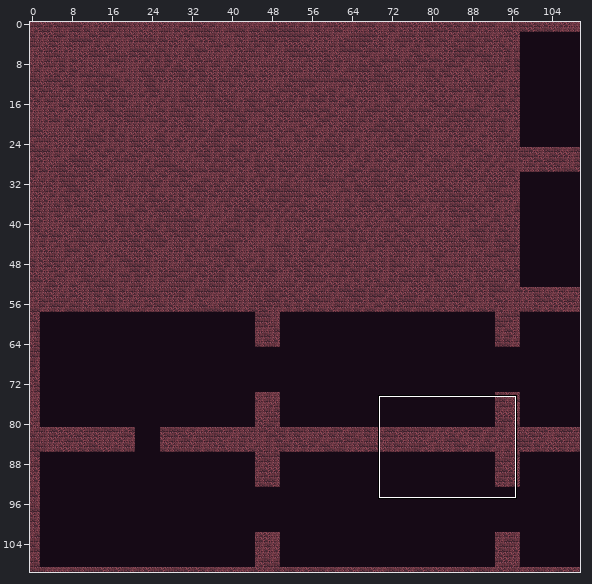
One commit to this Tiled map: android/assets/maps/StageMap1.tmx. The picture above shows the old version from afar; the outline marks the close-up.
Close-up. Old version:
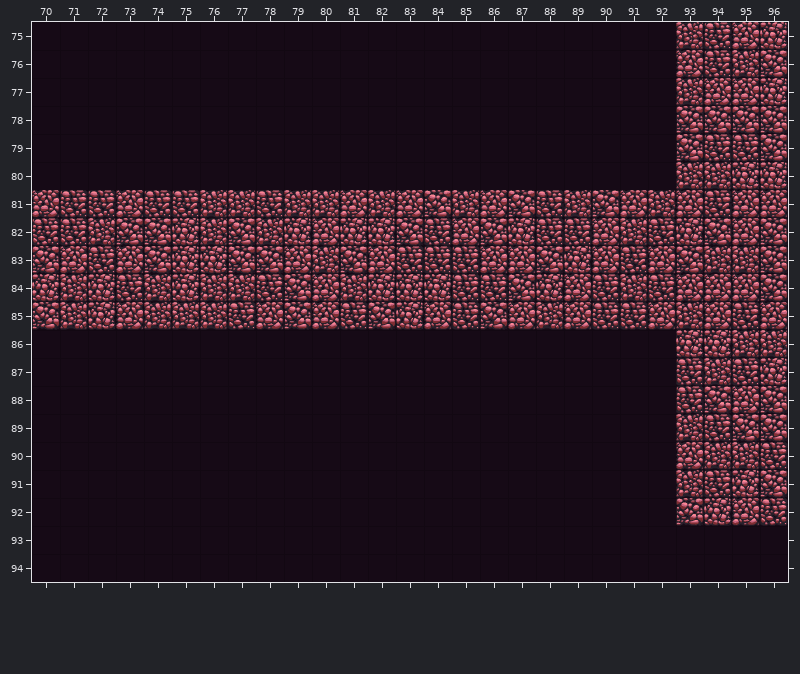
Cells are 64x64 px. Shown: x 70..96, y 75..94. The commit also changed other parts of the map, which this record leaves out.
Now the later version:
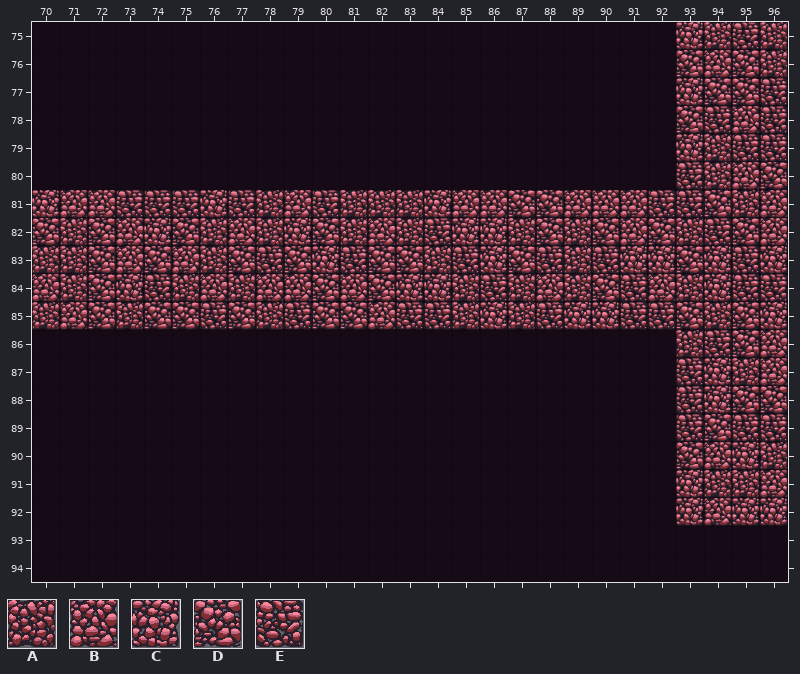
Key: from "tileMapGutter": A 5, B 6, C 7, D 8, E 9.
_ is an empty cell, . an unchanged one.
Difference:
--- layer "terrain"
@@ x 70..96 @@
-75 .......................AEBC
-76 .......................BEAD
-77 .......................ABBC
-78 ........................DDD
-79 .......................DE.D
-80 .......................A.CC
-81 BEEB..AAEAAB.BDA..EAD.ABEB.
-82 EEADDC.D..BCCD.BDCEEBAECDBD
-83 DBE..CC.DBADBEE.BBDCBEB.AAD
-84 C.CEACA.EDBAC..E.DCBEAEBBBD
-85 DACBAAAEBDBEDCBEDBABE.BABEB
-86 .......................CCAA
-87 ........................AEC
-88 ........................DB.
-89 .......................AEDD
-90 .......................BAAE
-91 .......................AECD
-92 .......................DCBE
+75 .......................CAEA
+76 .......................DBDA
+77 .......................CDDE
+78 ........................EBE
+79 .......................CA.E
+80 .......................E.BD
+81 CBBE..CEABEA.ACB..DBB.EEDA.
+82 DADBCD.B..DABA.CCADADBDAEDB
+83 AAD..BA.EDCEDDA.CDEAECC.CEC
+84 B.DCEAB.BBDBD..A.ABADEBACEE
+85 ABDADDEDAEDDBEEACAECC.EDADC
+86 .......................AEDB
+87 ........................CAB
+88 ........................CD.
+89 .......................EDEE
+90 .......................DBCA
+91 .......................CAAB
+92 .......................CBCC
